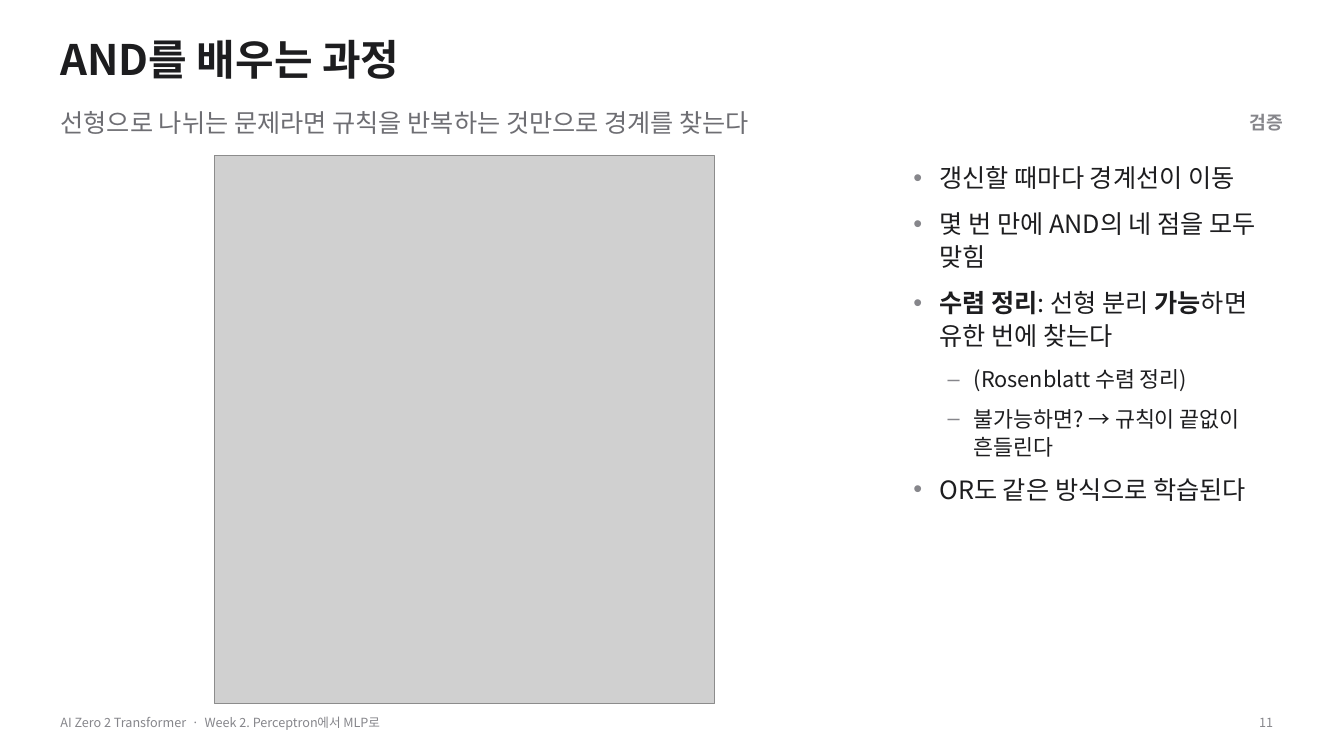
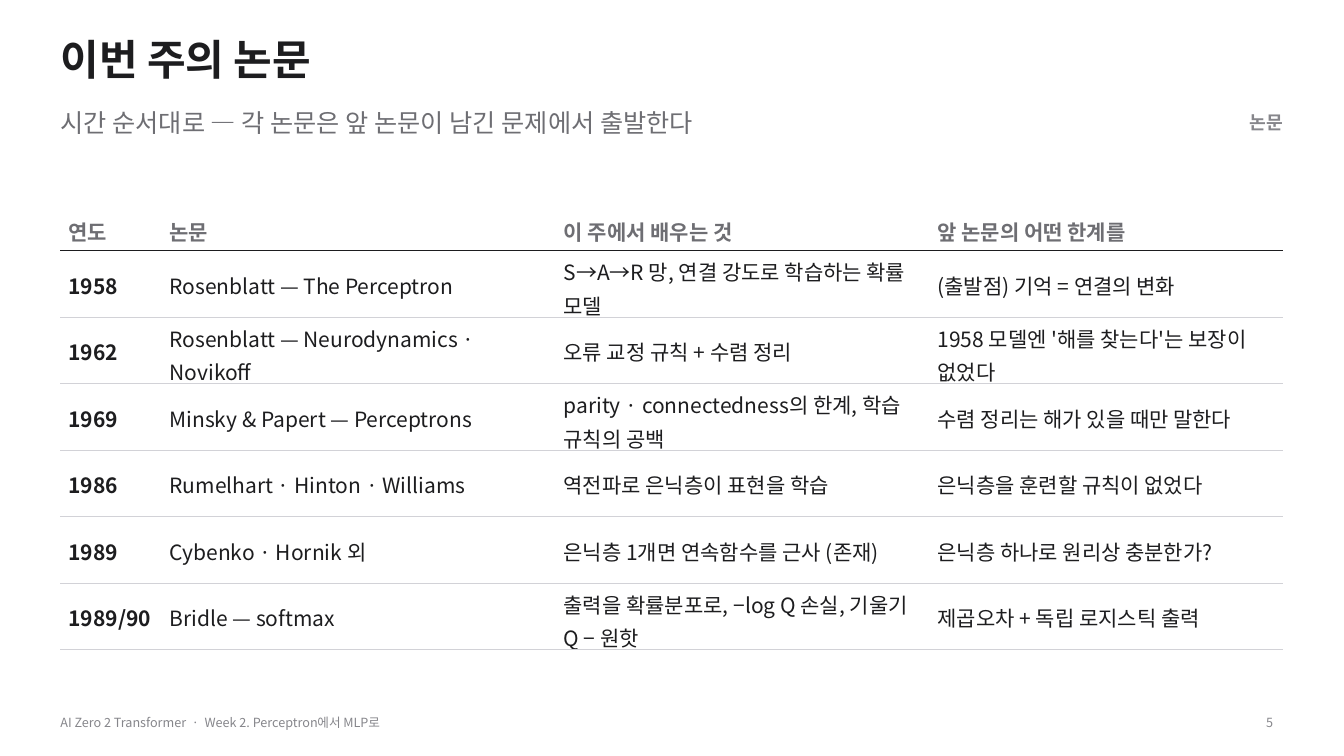
Before and after one commit to myunhh/AI-Zero-2-Transformers, a slide deck: slide 5 of lectures/week02_perceptron_to_mlp.pptx (slide 11 before the commit). Drawn at 1344x756 pixels with LibreOffice and Linux fonts; fonts in the diff are those of the drawing; grey boxes stand for pictures. Boxes give left, top, right and bottom in pixels: in the first picture for what was removed or moved away, otherwise in the second. Text is boxed around its words. In the diff, an @@ line names an element or a change of style, - is before the commit and + after.

```diff
--- a/lectures/week02_perceptron_to_mlp.pptx
+++ b/lectures/week02_perceptron_to_mlp.pptx
@@ title at [60, 39, 311, 79]: text changed @@
-AND를 배우는 과정
+이번 주의 논문
@@ text at [60, 111, 693, 134]: text changed @@
-선형으로 나뉘는 문제라면 규칙을 반복하는 것만으로 경계를 찾는다
+시간 순서대로 — 각 논문은 앞 논문이 남긴 문제에서 출발한다
@@ text at [1250, 114, 1283, 130]: text changed @@
-검증
+논문
@@ picture removed at [214, 155, 714, 704] @@
@@ text removed at [939, 166, 1256, 501] @@
-• 갱신할 때마다 경계선이 이동
-• 몇 번 만에 AND의 네 점을 모두 맞힘
-• 수렴 정리: 선형 분리 가능하면 유한 번에 찾는다
-– (Rosenblatt 수렴 정리)
-– 불가능하면? → 규칙이 끝없이 흔들린다
-• OR도 같은 방식으로 학습된다
@@ table added at [60, 210, 1284, 654], 7 rows, 4 columns @@
+연도 | 논문 | 이 주에서 배우는 것 | 앞 논문의 어떤 한계를
+1958 | Rosenblatt — The Perceptron | S→A→R 망, 연결 강도로 학습하는 확률 모델 | (출발점) 기억 = 연결의 변화
+1962 | Rosenblatt — Neurodynamics · Novikoff | 오류 교정 규칙 + 수렴 정리 | 1958 모델엔 '해를 찾는다'는 보장이 없었다
+1969 | Minsky & Papert — Perceptrons | parity · connectedness의 한계, 학습 규칙의 공백 | 수렴 정리는 해가 있을 때만 말한다
+1986 | Rumelhart · Hinton · Williams | 역전파로 은닉층이 표현을 학습 | 은닉층을 훈련할 규칙이 없었다
+1989 | Cybenko · Hornik 외 | 은닉층 1개면 연속함수를 근사 (존재) | 은닉층 하나로 원리상 충분한가?
+1989/90 | Bridle — softmax | 출력을 확률분포로, −log Q 손실, 기울기 Q − 원핫 | 제곱오차 + 독립 로지스틱 출력
@@ page number at [1266, 718, 1273, 727]: text changed @@
-11
+5
```
Also in this commit, not shown: 33 other slides changed, 22 slides added, 10 slides removed, 11 other files.
